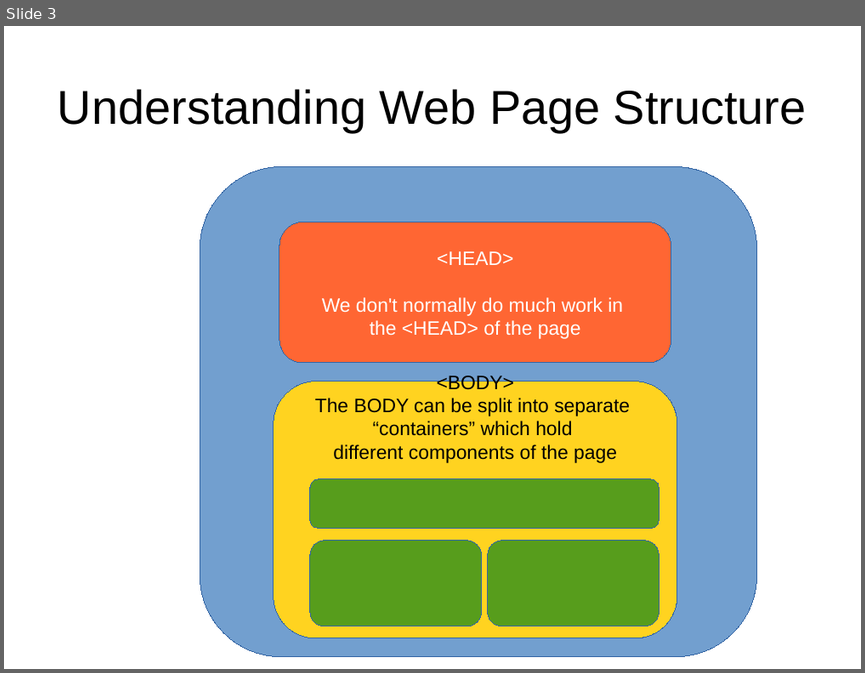
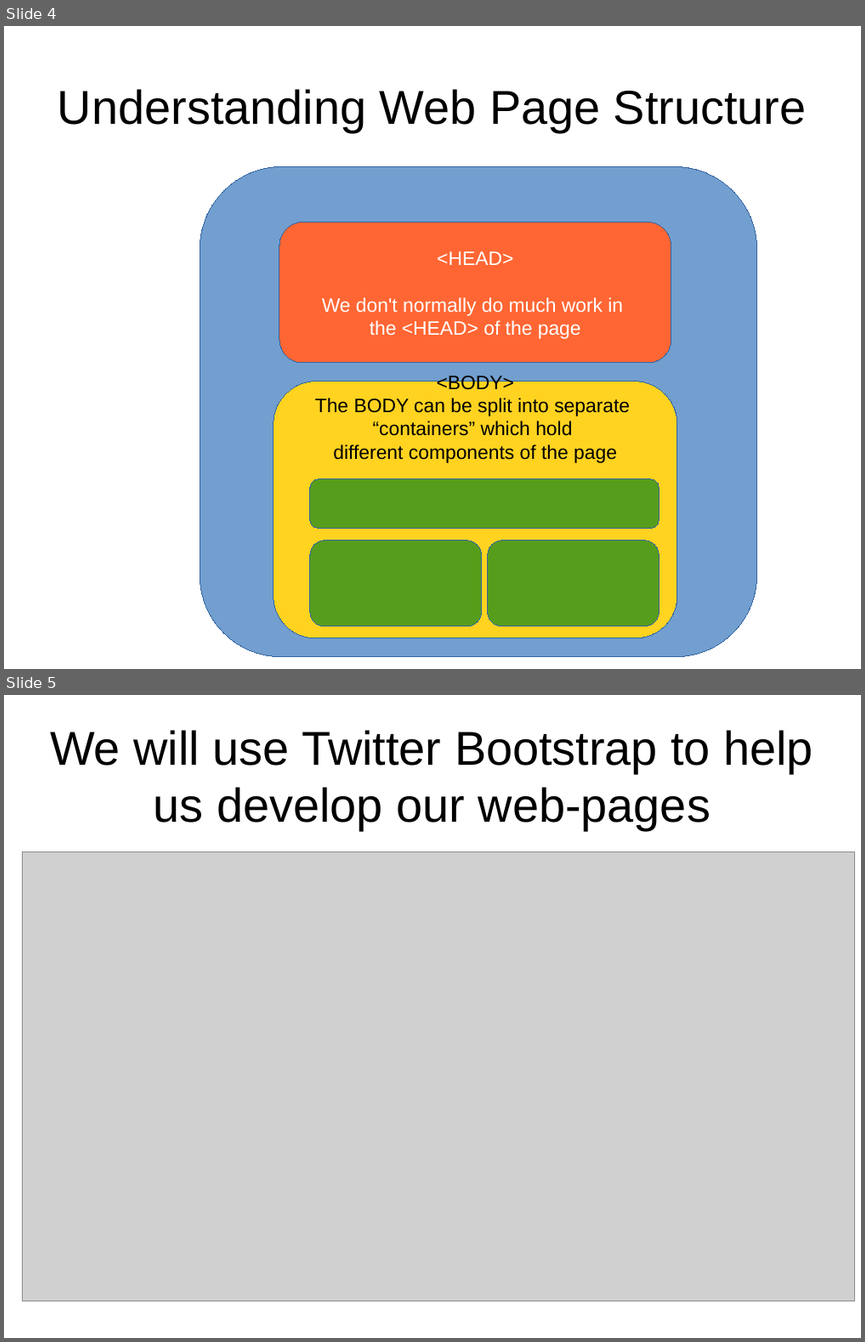
Before and after one commit to petermooney/December2014, a slide deck: LectureNotes.odp. Shown one above the other, each under a label of ours: slide 3 before the commit, slides 4 and 5 after it. The pictures are 865x673 and 865x1342 pixels, drawn with LibreOffice and Linux fonts; fonts in the diff are those of the drawing; grey boxes stand for pictures. Boxes give left, top, right and bottom in pixels: in the first picture for what was removed or moved away, otherwise in the second. Text is boxed around its words. In the diff, an @@ line names an element or a change of style, - is before the commit and + after.

Commit message:
Initial Setup of web-pages and Bootstrap files locally

```diff
--- a/LectureNotes.odp
+++ b/LectureNotes.odp
@@ slide 5 added at [4, 695, 861, 1338], background #FFFFFF @@
@@ title added at [50, 730, 813, 830], 44 pt, text #000000 @@
+We will use Twitter Bootstrap to help us develop our web-pages
@@ picture added at [23, 852, 856, 1301] @@
@@ what was slide 3 is now slide 4 @@
```
Also in this commit, not shown: 12 other slides added, 16 other files.
